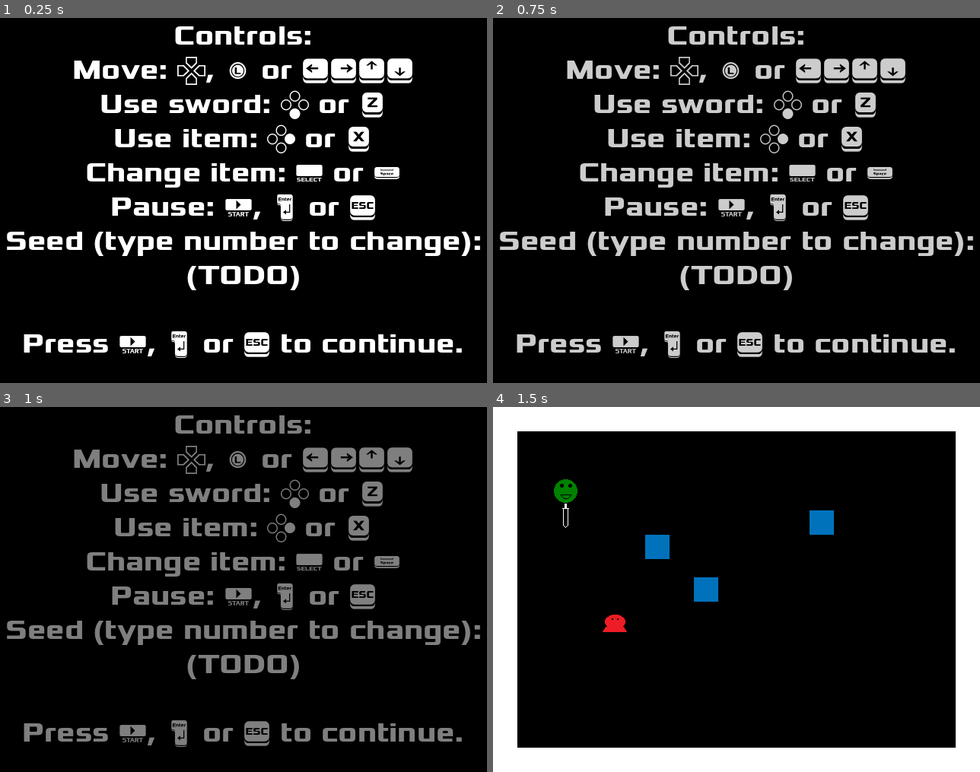
Above: before the commit, frames 1-4 (two rows, left to right).
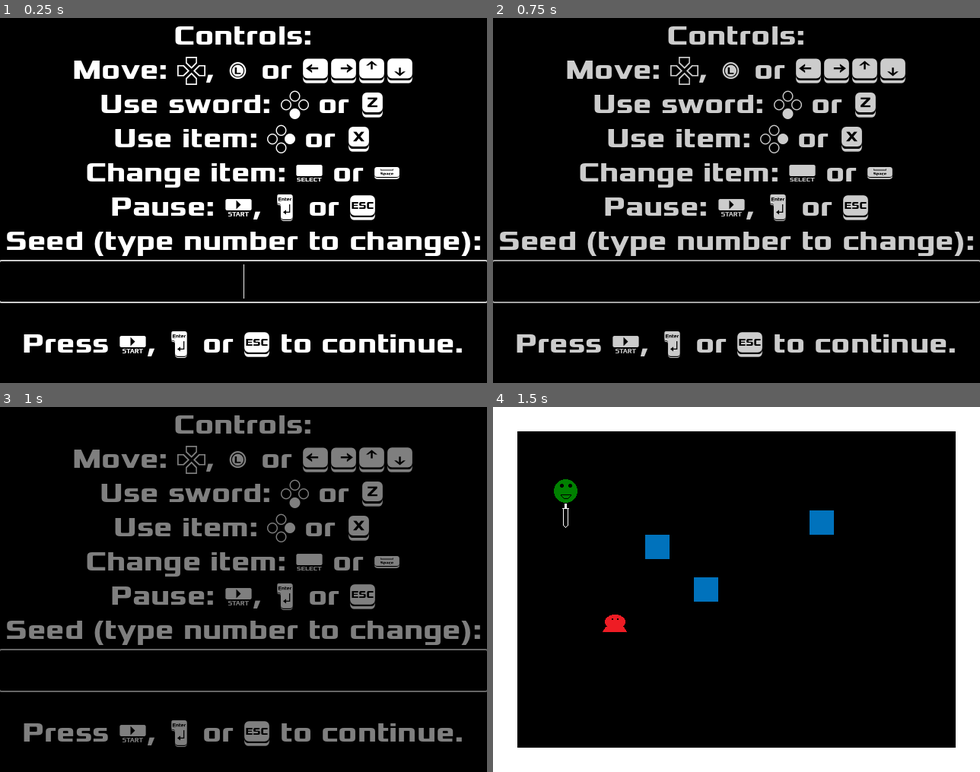
Above: after the commit, the same moments.

Repository: andOlga/game-off-2024
Game: Godot game, scene res://title_screen.tscn
Two runs of this game, one before a commit and one after it. Both use one fixed random seed, a clock stepped at 60 frames per second and the inputs below. This scene is started directly instead of the project's main scene.
Inputs:
- Up to frame 1 (0.25 s): no input
- Up to frame 2 (0.75 s): tap Enter (action_pause) at 0.5 s; hold Right (move_right) from 0.53 s (still down); tap Z (action_sword) at 0.6 s
- Up to frame 3 (1 s): keep holding Right (move_right)
- Up to frame 4 (1.5 s): release Right (move_right) at 1.28 s; hold Down (move_down) from 1.28 s (still down); tap Z (action_sword) at 1.35 s

The runs differ from the first frame. In frame 1, 1.6% of the frame differs, in the area x 0-100%, y 66-79%; in frame 2, 1.5%; in frame 3, 1.5%; in frame 4, nothing differs.

Commit message:
Seed input box (non-functioning)

Diff:
--- a/title_screen.gd
+++ b/title_screen.gd
@@ -3,10 +3,11 @@
 var is_in_fade := false
 
 func _process(delta: float) -> void:
+	if not $SeedBox.has_focus():
+		$SeedBox.grab_focus()
 	if Input.is_action_just_pressed("action_pause") and not is_in_fade:
 		is_in_fade = true
 		$FadeTimer.start()
-
 
 func _on_fade_timer_timeout() -> void:
 	if modulate.a <= 0:
--- a/title_screen.tscn
+++ b/title_screen.tscn
@@ -15,7 +15,7 @@
 Change item: ⇷ or ␺
 Pause: ⇸, ␮ or ␯
 Seed (type number to change):
-(TODO)
+
 
 Press ⇸, ␮ or ␯ to continue."
 fit_content = true
@@ -25,4 +25,14 @@
 [node name="FadeTimer" type="Timer" parent="."]
 wait_time = 0.08
 
+[node name="SeedBox" type="LineEdit" parent="."]
+layout_mode = 0
+offset_top = 320.0
+offset_right = 640.0
+offset_bottom = 360.0
+theme_override_fonts/font = ExtResource("1_v6p8y")
+theme_override_font_sizes/font_size = 37
+alignment = 1
+flat = true
+
 [connection signal="timeout" from="FadeTimer" to="." method="_on_fade_timer_timeout"]
